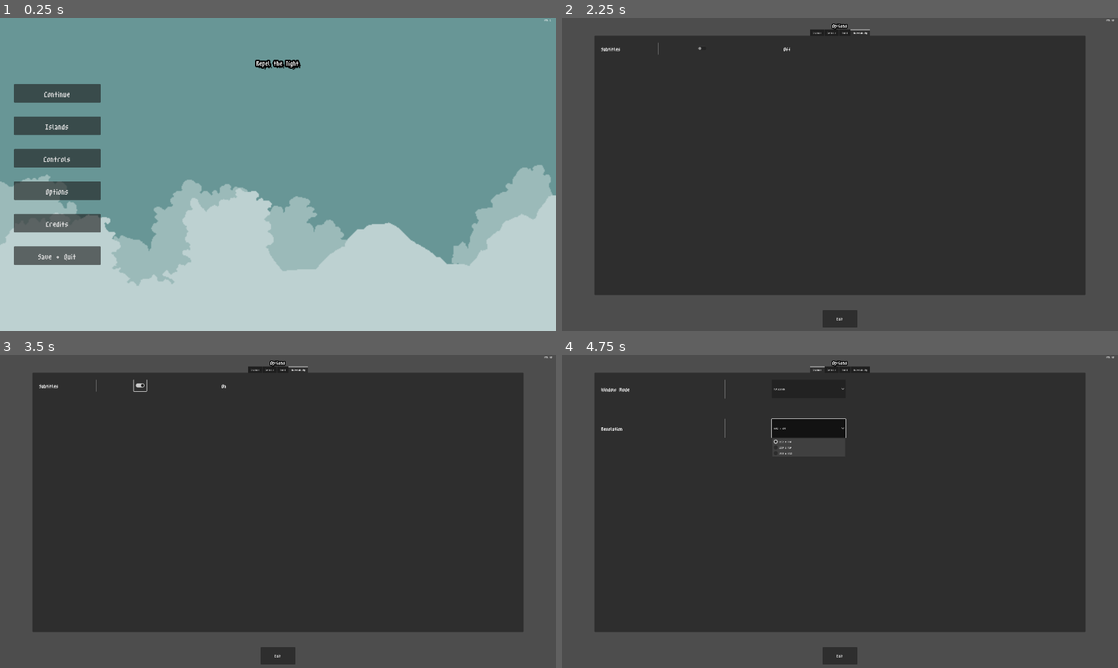
Above: before the commit, frames 1-4 (two rows, left to right).
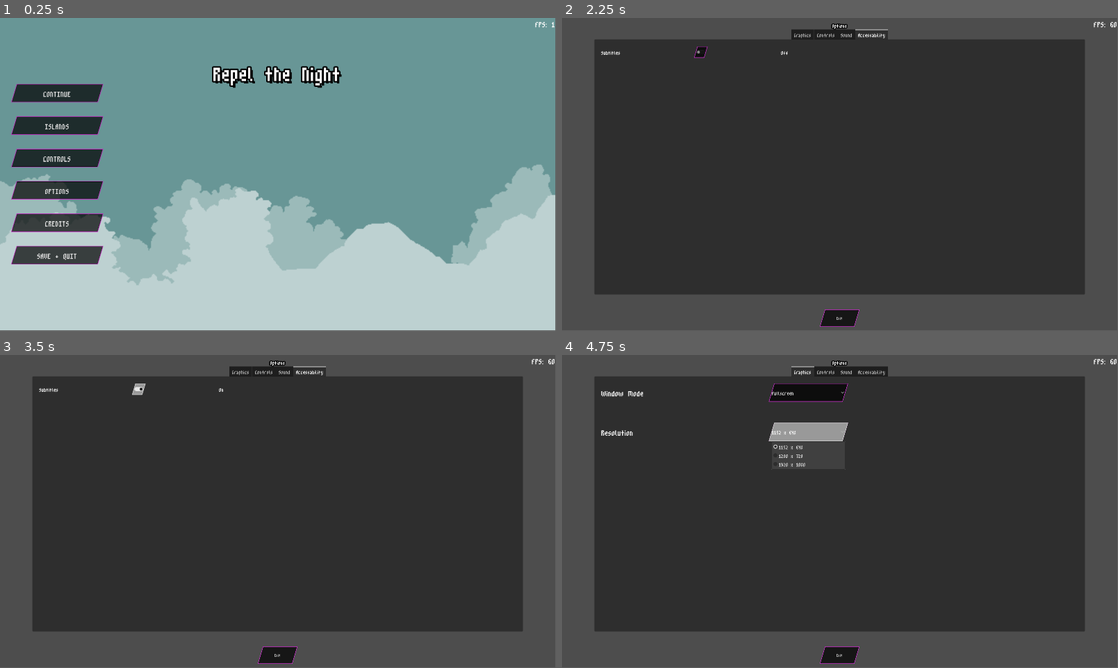
Above: after the commit, the same moments.

Repository: Netizen-Sys10/repel-the-night
Game: Godot game, scene res://main.tscn
The game is run twice, just before and just after one commit, with the same random seed, the same clock (stepped at 60 frames per second) and the same inputs.
Inputs (mouse positions are in pixels of both pictures, inside the frame that each line leads up to; where the layout moved, square brackets give the same spot in the first picture):
- Up to frame 1 (0.25 s): no input
- Up to frame 2 (2.25 s): click "Islands" (after the commit: "ISLANDS") at 0.5 s; click "Controls" (after the commit: "CONTROLS") at 1.25 s; click "Options" (after the commit: "OPTIONS") at 2 s
- Up to frame 3 (3.5 s): click (139, 389) [139, 386] at 2.75 s
- Up to frame 4 (4.75 s): tap Enter at 3.5 s; hold D (move_right) 3.53-4.25 s; click "1152 x 648" at 4.25 s
The window is 800x450 before the commit and 799x449 after it. Grey fills any space a smaller window leaves; there, only what the larger window draws over its background counts as a difference.

The runs differ from the first frame. In frame 1, 7.2% of the frame differs, in the area x 2-100%, y 0-80%; in frame 2, 1.2%; in frame 3, 1.2%; in frame 4, 2.6%.

Commit message:
updated Controls Menu

Diff:
--- /dev/null
+++ b/MainMenu/ControlsMenu/controls_menu.tscn
@@ -0,0 +1,164 @@
+[gd_scene load_steps=6 format=3 uid="uid://c1evf3diuxii3"]
+
+[ext_resource type="Texture2D" uid="uid://o0j1p546pnma" path="res://MainMenu/ControlsMenu/Button_left.png" id="1_5cv0m"]
+[ext_resource type="Texture2D" uid="uid://berw1y313nyi7" path="res://MainMenu/ControlsMenu/Button_right.png" id="2_26fks"]
+[ext_resource type="Texture2D" uid="uid://dmvb4ednb485y" path="res://MainMenu/ControlsMenu/Button_down.png" id="3_d7vhn"]
+[ext_resource type="Texture2D" uid="uid://cy4x2lyqr5dj5" path="res://MainMenu/ControlsMenu/Button_shift.png" id="4_rxyp1"]
+
+[sub_resource type="StyleBoxEmpty" id="StyleBoxEmpty_w8ti1"]
+
+[node name="controls_menu" type="Control"]
+layout_mode = 3
+anchors_preset = 15
+anchor_right = 1.0
+anchor_bottom = 1.0
+grow_horizontal = 2
+grow_vertical = 2
+
+[node name="ColorRect" type="ColorRect" parent="."]
+layout_mode = 1
+anchors_preset = 15
+anchor_right = 1.0
+anchor_bottom = 1.0
+grow_horizontal = 2
+grow_vertical = 2
+color = Color(0, 0, 0, 0.392157)
+
+[node name="PanelContainer" type="PanelContainer" parent="."]
+layout_mode = 1
+anchors_preset = 8
+anchor_left = 0.5
+anchor_top = 0.5
+anchor_right = 0.5
+anchor_bottom = 0.5
+offset_left = -325.0
+offset_top = -270.0
+offset_right = 325.0
+offset_bottom = 270.0
+grow_horizontal = 2
+grow_vertical = 2
+
+[node name="MarginContainer" type="MarginContainer" parent="PanelContainer"]
+layout_mode = 2
+theme_override_constants/margin_left = 32
+theme_override_constants/margin_top = 32
+theme_override_constants/margin_right = 32
+theme_override_constants/margin_bottom = 32
+
+[node name="VBoxContainer" type="VBoxContainer" parent="PanelContainer/MarginContainer"]
+layout_mode = 2
+
+[node name="HSeparator2" type="HSeparator" parent="PanelContainer/MarginContainer/VBoxContainer"]
+layout_mode = 2
+theme_override_constants/separation = 12
+theme_override_styles/separator = SubResource("StyleBoxEmpty_w8ti1")
+
+[node name="HBoxContainer" type="HBoxContainer" parent="PanelContainer/MarginContainer/VBoxContainer"]
+layout_mode = 2
+
+[node name="TextureRect" type="TextureRect" parent="PanelContainer/MarginContainer/VBoxContainer/HBoxContainer"]
+layout_mode = 2
+texture = ExtResource("1_5cv0m")
+stretch_mode = 2
+
+[node name="VSeparator2" type="VSeparator" parent="PanelContainer/MarginContainer/VBoxContainer/HBoxContainer"]
+layout_mode = 2
+theme_override_constants/separation = 25
+
+[node name="TextureRect2" type="TextureRect" parent="PanelContainer/MarginContainer/VBoxContainer/HBoxContainer"]
+layout_mode = 2
+texture = ExtResource("2_26fks")
+stretch_mode = 2
+
+[node name="VSeparator" type="VSeparator" parent="PanelContainer/MarginContainer/VBoxContainer/HBoxContainer"]
+layout_mode = 2
+theme_override_constants/separation = 100
+
+[node name="Label" type="Label" parent="PanelContainer/MarginContainer/VBoxContainer/HBoxContainer"]
+layout_mode = 2
+text = "MOVE"
+vertical_alignment = 1
+
+[node name="HSeparator3" type="HSeparator" parent="PanelContainer/MarginContainer/VBoxContainer"]
+layout_mode = 2
+theme_override_constants/separation = 12
+theme_override_styles/separator = SubResource("StyleBoxEmpty_w8ti1")
+
+[node name="HBoxContainer2" type="HBoxContainer" parent="PanelContainer/MarginContainer/VBoxContainer"]
+layout_mode = 2
+
+[node name="VSeparator3" type="VSeparator" parent="PanelContainer/MarginContainer/VBoxContainer/HBoxContainer2"]
+layout_mode = 2
+theme_override_constants/separation = 62
+
+[node name="TextureRect" type="TextureRect" parent="PanelContainer/MarginContainer/VBoxContainer/HBoxContainer2"]
+layout_mode = 2
+texture = ExtResource("3_d7vhn")
+stretch_mode = 2
+
+[node name="VSeparator2" type="VSeparator" parent="PanelContainer/MarginContainer/VBoxContainer/HBoxContainer2"]
+layout_mode = 2
+theme_override_constants/separation = 162
+
+[node name="Label" type="Label" parent="PanelContainer/MarginContainer/VBoxContainer/HBoxContainer2"]
+layout_mode = 2
+text = "TAP TO DROP"
+vertical_alignment = 1
+
+[node name="HSeparator4" type="HSeparator" parent="PanelContainer/MarginContainer/VBoxContainer"]
+layout_mode = 2
+theme_override_constants/separation = 12
+theme_override_styles/separator = SubResource("StyleBoxEmpty_w8ti1")
+
+[node name="HBoxContainer3" type="HBoxContainer" parent="PanelContainer/MarginContainer/VBoxContainer"]
+layout_mode = 2
+
+[node name="VSeparator3" type="VSeparator" parent="PanelContainer/MarginContainer/VBoxContainer/HBoxContainer3"]
+layout_mode = 2
+theme_override_constants/separation = 62
+
+[node name="TextureRect" type="TextureRect" parent="PanelContainer/MarginContainer/VBoxContainer/HBoxContainer3"]
+layout_mode = 2
+texture = ExtResource("3_d7vhn")
+stretch_mode = 2
+
+[node name="VSeparator2" type="VSeparator" parent="PanelContainer/MarginContainer/VBoxContainer/HBoxContainer3"]
+layout_mode = 2
+theme_override_constants/separation = 162
+
+[node name="Label" type="Label" parent="PanelContainer/MarginContainer/VBoxContainer/HBoxContainer3"]
+layout_mode = 2
+text = "HOLD TO PAY
+"
+vertical_alignment = 1
+
+[node name="HSeparator5" type="HSeparator" parent="PanelContainer/MarginContainer/VBoxContainer"]
+layout_mode = 2
+theme_override_constants/separation = 12
+theme_override_styles/separator = SubResource("StyleBoxEmpty_w8ti1")
+
+[node name="HBoxContainer4" type="HBoxContainer" parent="PanelContainer/MarginContainer/VBoxContainer"]
+layout_mode = 2
+
+[node name="VSeparator3" type="VSeparator" parent="PanelContainer/MarginContainer/VBoxContainer/HBoxContainer4"]
+layout_mode = 2
+theme_override_constants/separation = 15
+
+[node name="TextureRect" type="TextureRect" parent="PanelContainer/MarginContainer/VBoxContainer/HBoxContainer4"]
+layout_mode = 2
+texture = ExtResource("4_rxyp1")
+stretch_mode = 2
+
+[node name="VSeparator2" type="VSeparator" parent="PanelContainer/MarginContainer/VBoxContainer/HBoxContainer4"]
+layout_mode = 2
+theme_override_constants/separation = 113
+
+[node name="Label" type="Label" parent="PanelContainer/MarginContainer/VBoxContainer/HBoxContainer4"]
+layout_mode = 2
+text = "SPRINT"
+vertical_alignment = 1
+
+[node name="HSeparator6" type="HSeparator" parent="PanelContainer/MarginContainer/VBoxContainer"]
+layout_mode = 2
+theme_override_constants/separation = 12
+theme_override_styles/separator = SubResource("StyleBoxEmpty_w8ti1")
--- a/MainMenu/OptionsMenu/Buttons/options_display_button.tscn
+++ b/MainMenu/OptionsMenu/Buttons/options_display_button.tscn
@@ -17,7 +17,6 @@
 [node name="Label" type="Label" parent="HBoxContainer"]
 custom_minimum_size = Vector2(264, 0)
 layout_mode = 2
-theme_override_font_sizes/font_size = 32
 text = "Base_Label"
 vertical_alignment = 1
 
--- a/MainMenu/TitleMenu/title_menu.gd
+++ b/MainMenu/TitleMenu/title_menu.gd
@@ -6,7 +6,9 @@
 @onready var exit_button = $MarginContainer/HBoxContainer/VBoxContainer/ExitButton as Button
 @onready var options_button = $MarginContainer/HBoxContainer/VBoxContainer/OptionsButton as Button
 @onready var margin_container = $MarginContainer as MarginContainer
+@onready var controls_button = $MarginContainer/HBoxContainer/VBoxContainer/ControlsButton as Button
 @export var start_level = preload("res://Game/game.tscn") as PackedScene
+
 
 func enter() -> void:
 	pass
@@ -25,6 +27,9 @@
 	if get_parent().has_method("change_to"):
 		get_parent().change_to("OptionsMenu")
 
+func on_controls_pressed() -> void:
+	pass
+
 func on_exit_pressed() -> void:
 	get_tree().quit()
 
@@ -32,4 +37,5 @@
 func handle_connecting_signals() -> void:
 	start_button.button_down.connect(on_start_pressed)
 	options_button.button_down.connect(on_options_pressed)
+	controls_button.button_down.connect(on_controls_pressed)
 	exit_button.button_down.connect(on_exit_pressed)
--- a/MainMenu/TitleMenu/title_menu.tscn
+++ b/MainMenu/TitleMenu/title_menu.tscn
@@ -1,10 +1,7 @@
-[gd_scene load_steps=4 format=3 uid="uid://c3k364mkr82y4"]
+[gd_scene load_steps=3 format=3 uid="uid://c3k364mkr82y4"]
 
 [ext_resource type="Texture2D" uid="uid://bfgndd2dnf8ui" path="res://MainMenu/Common/Backgound.png" id="1_axkb5"]
 [ext_resource type="Script" path="res://MainMenu/TitleMenu/title_menu.gd" id="1_q1sey"]
-
-[sub_resource type="SystemFont" id="SystemFont_wea5h"]
-font_names = PackedStringArray("Impact")
 
 [node name="TitleMenu" type="Control"]
 layout_mode = 3
@@ -50,8 +47,7 @@
 theme_override_constants/shadow_offset_x = 8
 theme_override_constants/shadow_offset_y = 8
 theme_override_constants/outline_size = 20
-theme_override_fonts/font = SubResource("SystemFont_wea5h")
-theme_override_font_sizes/font_size = 40
+theme_override_font_sizes/font_size = 120
 text = "Repel the Night
 "
 horizontal_alignment = 1
@@ -68,38 +64,29 @@
 [node name="StartButton" type="Button" parent="MarginContainer/HBoxContainer/VBoxContainer"]
 custom_minimum_size = Vector2(300, 64)
 layout_mode = 2
-theme_override_font_sizes/font_size = 48
-text = "Continue"
+text = "CONTINUE"
 
 [node name="IslandsButton" type="Button" parent="MarginContainer/HBoxContainer/VBoxContainer"]
 custom_minimum_size = Vector2(140, 64)
 layout_mode = 2
-theme_override_font_sizes/font_size = 48
-text = "Islands
-"
+text = "ISLANDS"
 
 [node name="ControlsButton" type="Button" parent="MarginContainer/HBoxContainer/VBoxContainer"]
 custom_minimum_size = Vector2(140, 64)
 layout_mode = 2
-theme_override_font_sizes/font_size = 48
-text = "Controls"
+text = "CONTROLS"
 
 [node name="OptionsButton" type="Button" parent="MarginContainer/HBoxContainer/VBoxContainer"]
 custom_minimum_size = Vector2(140, 64)
 layout_mode = 2
-theme_override_font_sizes/font_size = 48
-text = "Options
-"
+text = "OPTIONS"
 
 [node name="CreditsButton" type="Button" parent="MarginContainer/HBoxContainer/VBoxContainer"]
 custom_minimum_size = Vector2(140, 64)
 layout_mode = 2
-theme_override_font_sizes/font_size = 48
-text = "Credits"
+text = "CREDITS"
 
 [node name="ExitButton" type="Button" parent="MarginContainer/HBoxContainer/VBoxContainer"]
 custom_minimum_size = Vector2(140, 64)
 layout_mode = 2
-theme_override_font_sizes/font_size = 48
-text = "Save + Quit
-"
+text = "SAVE + QUIT"
--- /dev/null
+++ b/custom_theme.tres
@@ -0,0 +1,57 @@
+[gd_resource type="Theme" load_steps=9 format=3 uid="uid://bdib8gfbta6b6"]
+
+[ext_resource type="FontFile" uid="uid://dkyanoqusbt6x" path="res://m3x6.ttf" id="1_0gaoy"]
+
+[sub_resource type="StyleBoxFlat" id="StyleBoxFlat_0ep5v"]
+skew = Vector2(0.3, 0)
+
+[sub_resource type="StyleBoxFlat" id="StyleBoxFlat_j2xj4"]
+skew = Vector2(0.3, 0)
+border_width_left = 2
+border_width_top = 2
+border_width_right = 2
+border_width_bottom = 2
+
+[sub_resource type="StyleBoxFlat" id="StyleBoxFlat_pdjkq"]
+bg_color = Color(0.74902, 0.192157, 0.752941, 1)
+skew = Vector2(0.3, 0)
+border_width_left = 2
+border_width_top = 2
+border_width_right = 2
+border_width_bottom = 2
+border_color = Color(0.74902, 0.192157, 0.752941, 1)
+
+[sub_resource type="StyleBoxFlat" id="StyleBoxFlat_kn8hg"]
+bg_color = Color(0, 0, 0, 0.705882)
+skew = Vector2(0.3, 0)
+border_width_left = 2
+border_width_top = 2
+border_width_right = 2
+border_width_bottom = 2
+border_color = Color(0.749801, 0.192843, 0.751265, 1)
+
+[sub_resource type="StyleBoxFlat" id="StyleBoxFlat_gfo0a"]
+bg_color = Color(0.561915, 0.0897509, 0.566539, 1)
+skew = Vector2(0.3, 0)
+border_width_left = 2
+border_width_top = 2
+border_width_right = 2
+border_width_bottom = 2
+border_color = Color(0.560784, 0.0901961, 0.564706, 1)
+
+[sub_resource type="StyleBoxEmpty" id="StyleBoxEmpty_sh64x"]
+
+[sub_resource type="StyleBoxEmpty" id="StyleBoxEmpty_aintq"]
+
+[resource]
+default_font = ExtResource("1_0gaoy")
+default_font_size = 32
+Button/font_sizes/font_size = 48
+Button/styles/disabled = SubResource("StyleBoxFlat_0ep5v")
+Button/styles/focus = SubResource("StyleBoxFlat_j2xj4")
+Button/styles/hover = SubResource("StyleBoxFlat_pdjkq")
+Button/styles/normal = SubResource("StyleBoxFlat_kn8hg")
+Button/styles/pressed = SubResource("StyleBoxFlat_gfo0a")
+HSeparator/styles/separator = SubResource("StyleBoxEmpty_sh64x")
+Label/font_sizes/font_size = 48
+VSeparator/styles/separator = SubResource("StyleBoxEmpty_aintq")
--- a/project.godot
+++ b/project.godot
@@ -19,14 +19,10 @@
 
 window/size/viewport_width=1920
 window/size/viewport_height=1080
-window/size/window_width_override=1280
-window/size/window_height_override=720
-window/stretch/mode="viewport"
-window/stretch/aspect="expand"
-window/stretch/scale_mode="integer"
 
 [gui]
 
+theme/custom="res://custom_theme.tres"
 theme/custom_font="res://m3x6.ttf"
 
 [input]
@@ -41,3 +37,8 @@
 "events": [Object(InputEventKey,"resource_local_to_scene":false,"resource_name":"","device":0,"window_id":0,"alt_presse …(189 unchanged characters)…
 ]
 }
+esc={
+"deadzone": 0.5,
+"events": [Object(InputEventKey,"resource_local_to_scene":false,"resource_name":"","device":0,"window_id":0,"alt_pressed":false,"shift_pressed":false,"ctrl_pressed":false,"meta_pressed":false,"pressed":false,"keycode":0,"physical_keycode":4194305,"key_label":0,"unicode":0,"location":0,"echo":false,"script":null)
+]
+}
Binary file added: MainMenu/ControlsMenu/Button_down.png
Not shown, added: MainMenu/ControlsMenu/Button_down.png.import
Binary file added: MainMenu/ControlsMenu/Button_left.png
Not shown, added: MainMenu/ControlsMenu/Button_left.png.import
Binary file added: MainMenu/ControlsMenu/Button_right.png
Not shown, added: MainMenu/ControlsMenu/Button_right.png.import
Binary file added: MainMenu/ControlsMenu/Button_shift.png
Not shown, added: MainMenu/ControlsMenu/Button_shift.png.import
Binary file added: MainMenu/ControlsMenu/Button_up.png
Not shown, added: MainMenu/ControlsMenu/Button_up.png.import
